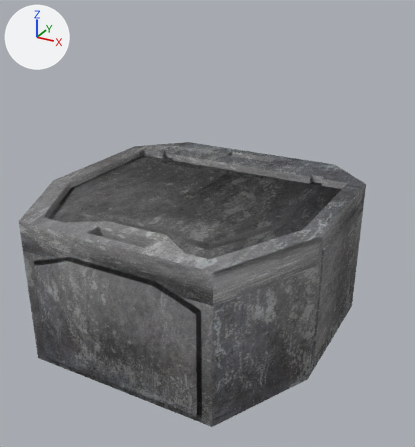
One commit to the OBJ model assets/models/Moonbase/EndCap.obj: the scene before it, then after it.
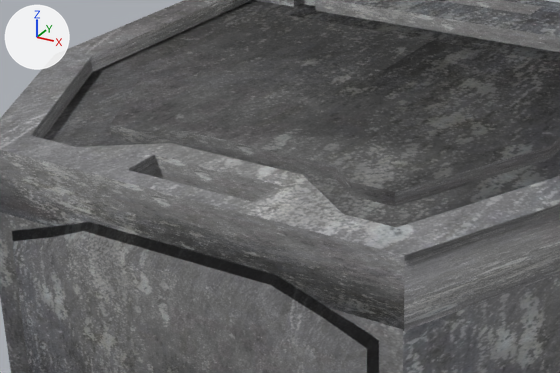
Each version is shown whole from a 50 mm lens placed at (-140.6, -68.7, 440.4), pointed at (-174.8, -6.4, 409.3), then close up on the part from 7% to 68% of the width and 35% to 73% of the height. Lighting does not change. The marker at upper left points along +X, +Y and +Z. The last two pictures show the newer version. Where no turn or scale is listed for an object, it has been applied to the vertices. Vertices at exactly the same position are counted once.

Names of what the first close-up shows: 'EndCap'.
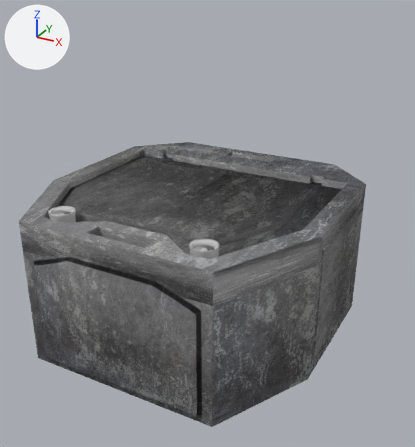
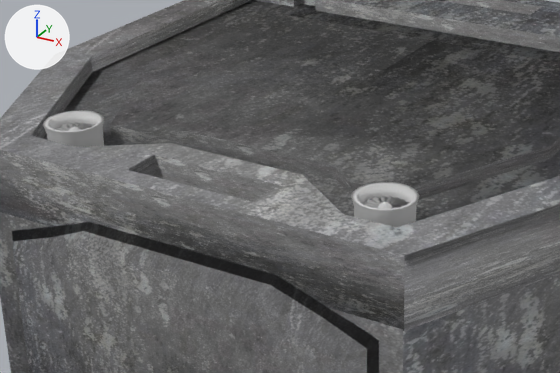
The edits, one by one:
me_endcap is used by ob_endcap; location (0.0, 0.0, 0.0).
me_endcap had 3808 vertices, 6151 faces and spanned x -196.8..-157.5, y -25.8..14.4, z 393.6..433.1.
me_endcap now has 5076 vertices, 8265 faces and spans x -196.8..-157.5, y -25.8..14.4, z 393.6..433.1.
me_endcap part 1: 1268 vertices added at x -188.6..-165.7, y -23.7..-19.0, z 404.1..413.9.

Location of each change, (x1, y1, x2, y2) in pixels of the close-ups (560 x 373 px):
part 1 of me_endcap, added: after (43, 110, 419, 227)
